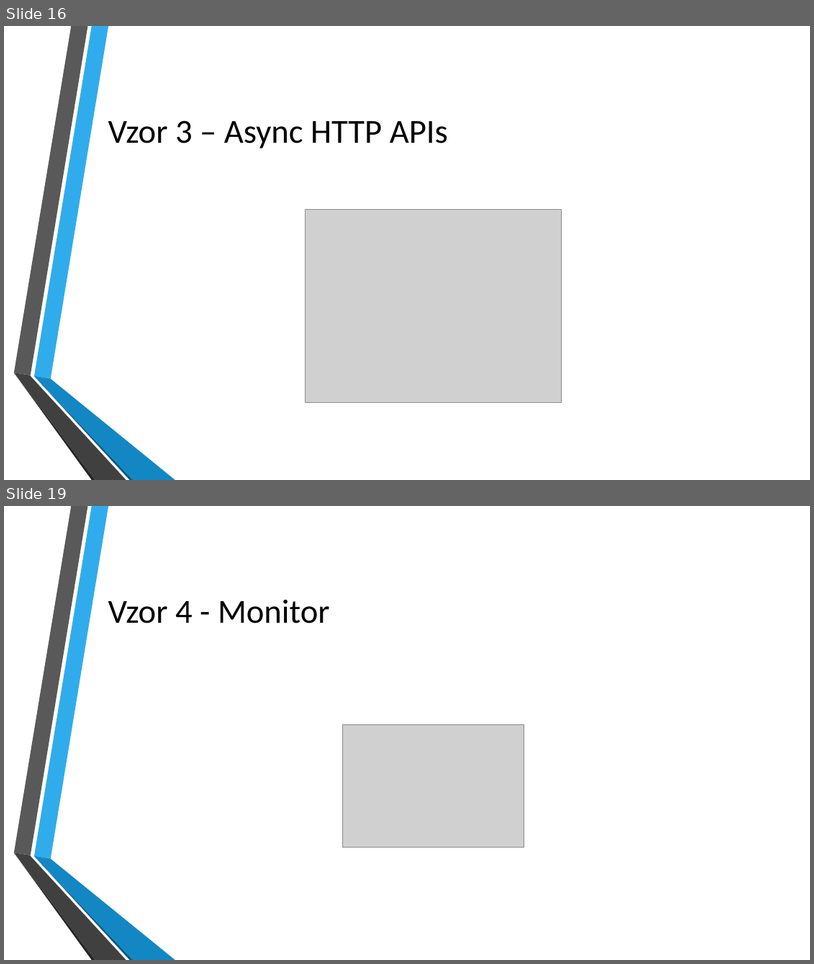
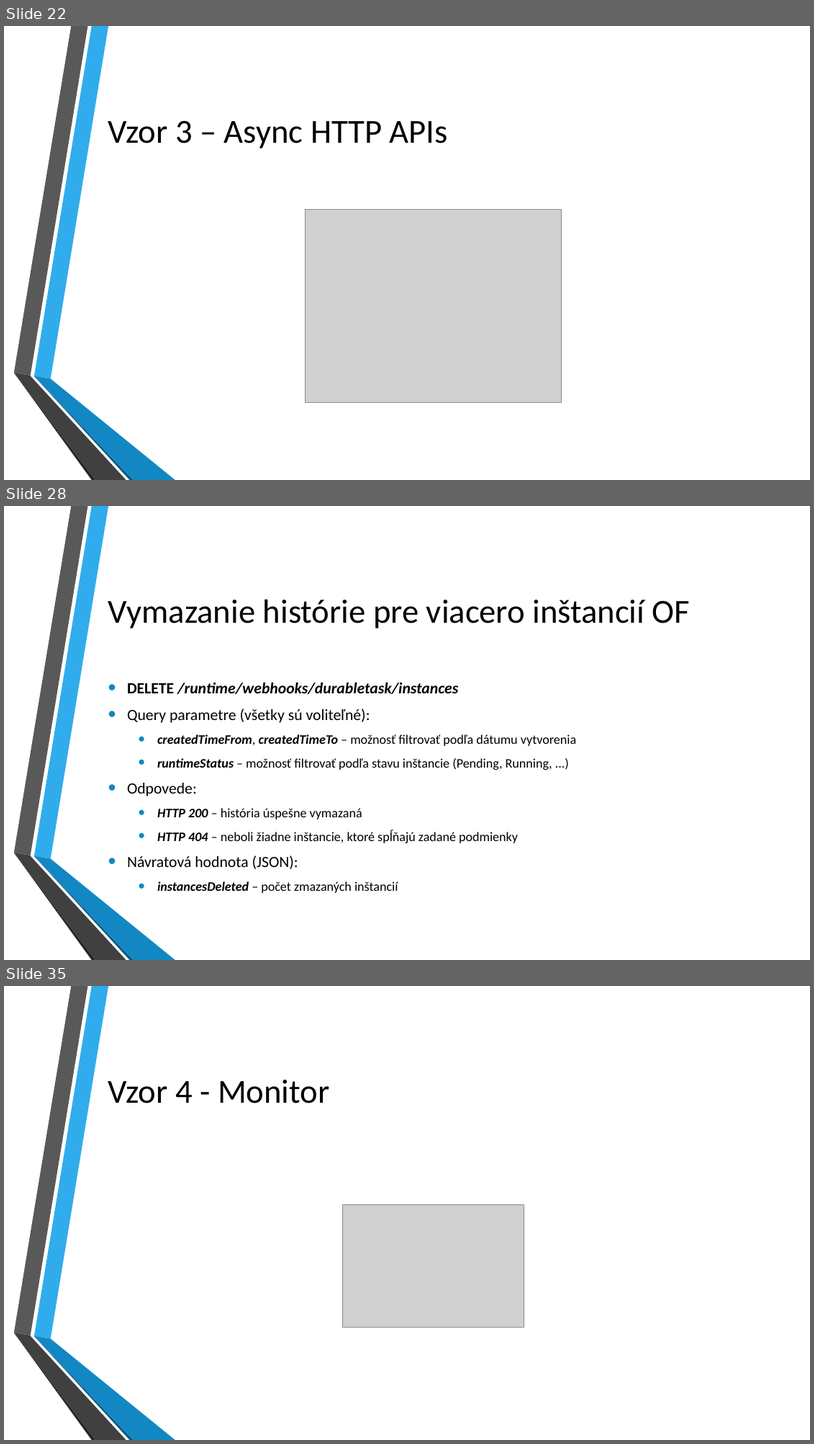
Before and after one commit to kubinko/Azure-Resources-Overview, a slide deck: 05 - Durable Functions/Durable Functions.pptx. Shown one above the other, each under a label of ours: slides 16 and 19 before the commit, slides 22, 28 and 35 after it; the slides between them are not shown. The pictures are 814x964 and 814x1444 pixels, drawn with LibreOffice and Linux fonts; fonts in the diff are those of the drawing; grey boxes stand for pictures; background and template pictures are left out. Boxes give left, top, right and bottom in pixels: in the first picture for what was removed or moved away, otherwise in the second. Text is boxed around its words. In the diff, an @@ line names an element or a change of style, - is before the commit and + after.

```diff
--- a/05 - Durable Functions/Durable Functions.pptx
+++ b/05 - Durable Functions/Durable Functions.pptx
@@ slide 28 added at [4, 506, 810, 960], background picture (left out); not listed: 6 template elements that a slide beside it also shows @@
@@ title added at [108, 599, 690, 628], 40 pt, text #000000 @@
+Vymazanie histórie pre viacero inštancií OF
@@ text added at [127, 682, 576, 893], 15.5 pt, text #000000 @@
+• DELETE /runtime/webhooks/durabletask/instances
+• Query parametre (všetky sú voliteľné):
+  • createdTimeFrom, createdTimeTo – možnosť filtrovať podľa dátumu vytvorenia
+  • runtimeStatus – možnosť filtrovať podľa stavu inštancie (Pending, Running, ...)
+• Odpovede:
+  • HTTP 200 – história úspešne vymazaná
+  • HTTP 404 – neboli žiadne inštancie, ktoré spĺňajú zadané podmienky
+• Návratová hodnota (JSON):
+  • instancesDeleted – počet zmazaných inštancií
@@ what was slide 16 is now slide 22 @@
@@ what was slide 19 is now slide 35 @@
```
Also in this commit, not shown: 10 slides changed, 20 other slides added.
